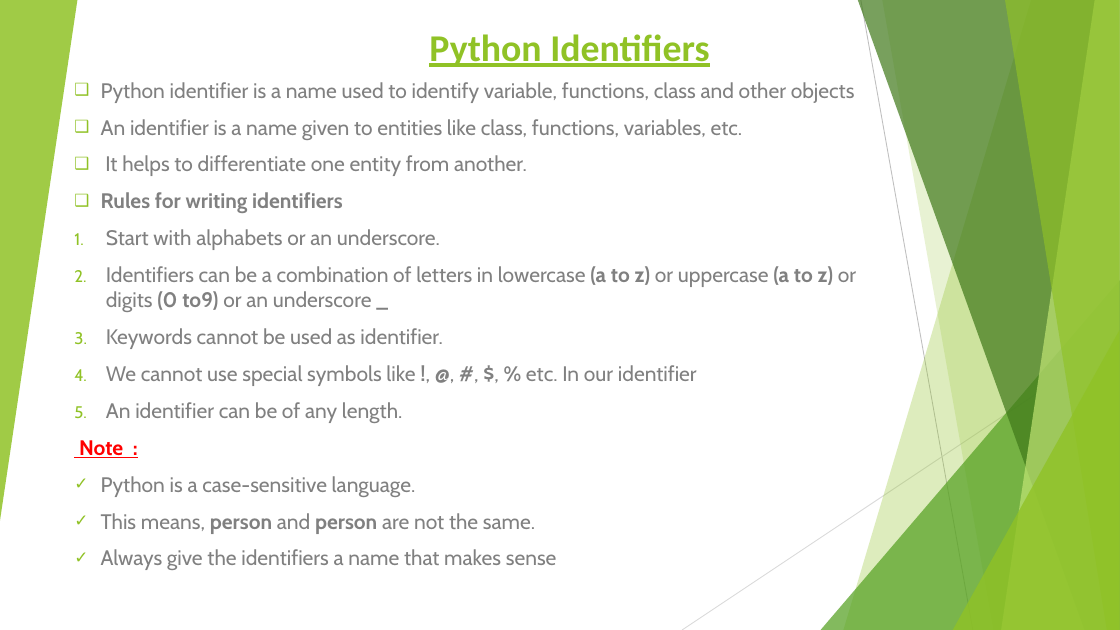
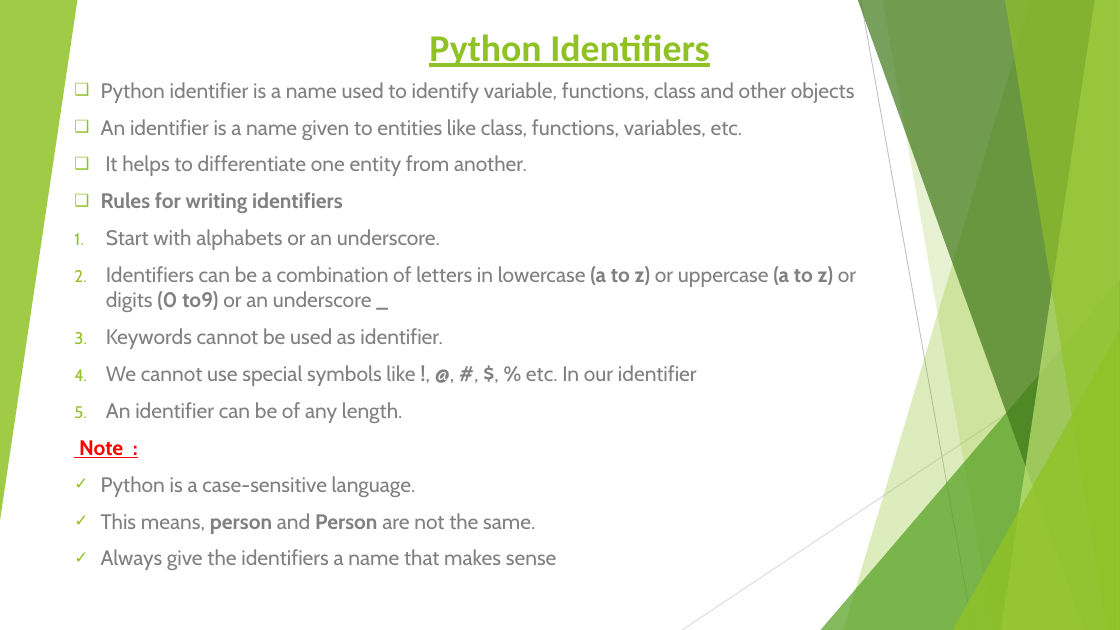
Before and after one commit to tauovir/Materials, a slide deck: slide 2 of Python Session/Python_9_may.pptx. Drawn at 1120x630 pixels with LibreOffice and Linux fonts; fonts in the diff are those of the drawing. Boxes give left, top, right and bottom in pixels: in the first picture for what was removed or moved away, otherwise in the second. Text is boxed around its words. In the diff, an @@ line names an element or a change of style, - is before the commit and + after.

```diff
--- a/Python Session/Python_9_may.pptx
+++ b/Python Session/Python_9_may.pptx
@@ subtitle at box(101, 513, 535, 534): text changed @@
-✓ This means, person and person are not the same.
+✓ This means, person and Person are not the same.
```
Also in this commit, not shown: 4 other files.
